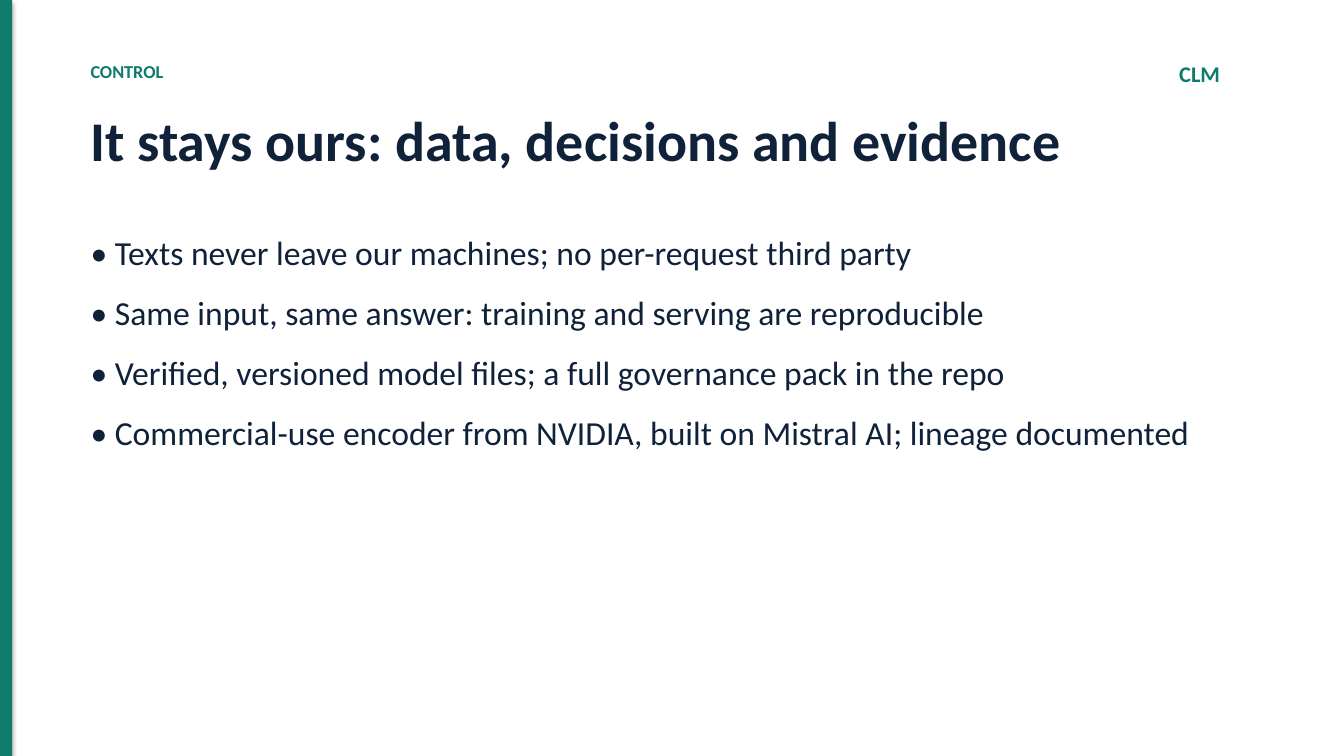
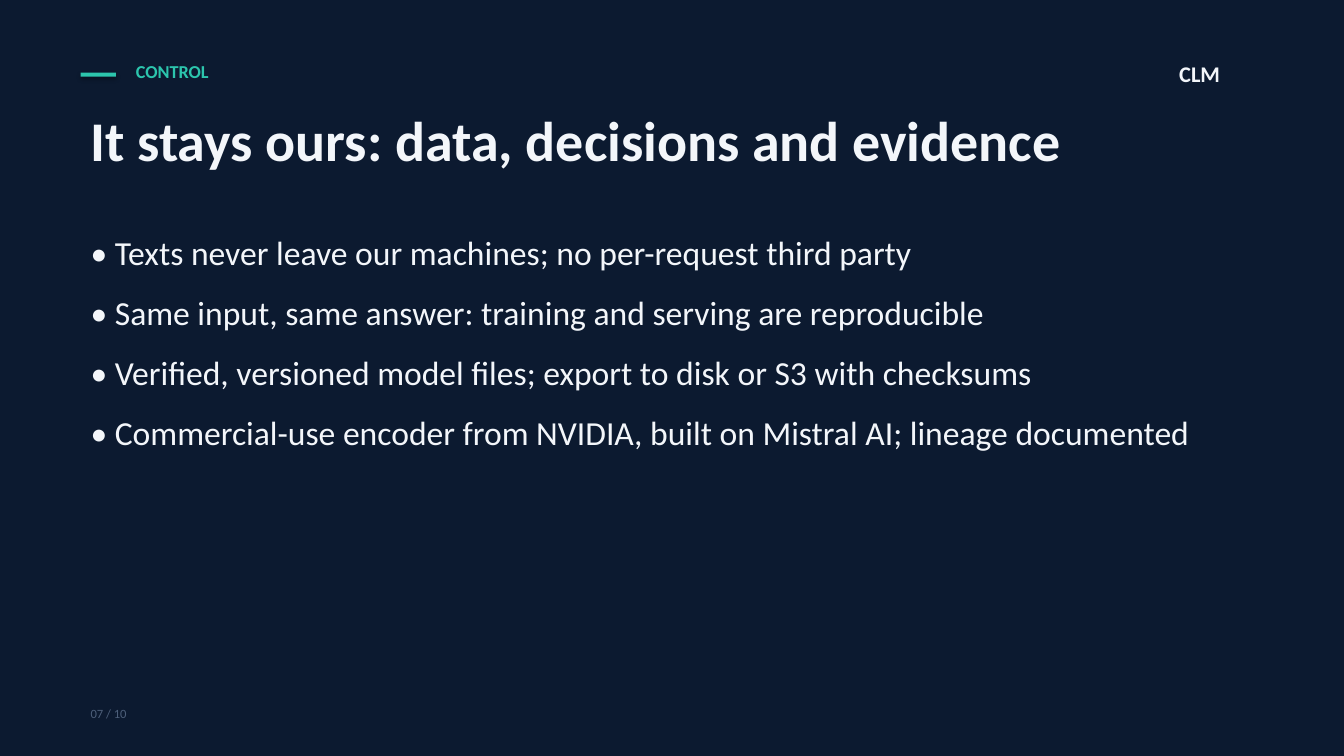
Before and after one commit to rgvvvg5mpz-collab/clm-nemotron, a slide deck: slide 7 of Marketing/CLM-Executive-Briefing.pptx. Drawn at 1344x756 pixels with LibreOffice and Linux fonts; fonts in the diff are those of the drawing. Boxes give left, top, right and bottom in pixels: in the first picture for what was removed or moved away, otherwise in the second. Text is boxed around its words. In the diff, an @@ line names an element or a change of style, - is before the commit and + after.

```diff
--- a/Marketing/CLM-Executive-Briefing.pptx
+++ b/Marketing/CLM-Executive-Briefing.pptx
@@ rectangle: place and size @@
-rectangle at box(0, 0, 12, 756)
+rectangle at box(0, 0, 1344, 756)
@@ rectangle at box(0, 0, 1344, 756): fill #0F7B6C to #0C1A30 @@
@@ text "CONTROL": place and size @@
-text "CONTROL" at box(91, 66, 164, 78)
+text "CONTROL" at box(136, 66, 209, 78)
@@ text "CONTROL" at box(136, 66, 209, 78): text colour #0F7B6C to #2CC5AD @@
@@ text "CLM" at box(1179, 67, 1220, 82): text colour #0F7B6C to #F3F6FA @@
@@ rectangle added at box(81, 73, 116, 77), fill #2CC5AD @@
@@ text "It stays ours: data, decisions ..." at box(91, 121, 1061, 170): text colour #10213A to #F3F6FA @@
@@ text at box(115, 241, 1189, 451): text colour #10213A to #F3F6FA in "• Texts never leave our machines; no ...", "• Same input, same answer: training and ...", "• Commercial-use encoder from NVIDIA, built on ..." @@
@@ text at box(115, 361, 1031, 391): text changed; text colour #10213A to #F3F6FA @@
-• Verified, versioned model files; a full governance pack in the repo
+• Verified, versioned model files; export to disk or S3 with checksums
@@ text added at box(91, 710, 127, 718), 9 pt, text #4D5F7A @@
+07 / 10
```
Also in this commit, not shown: 9 other slides changed, 55 other files.
